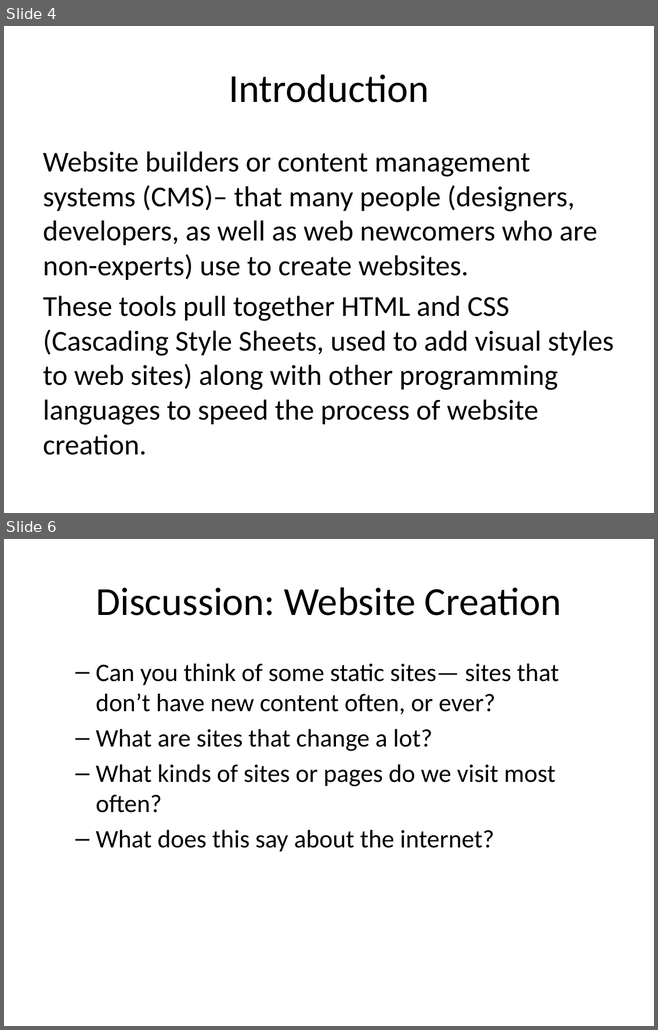
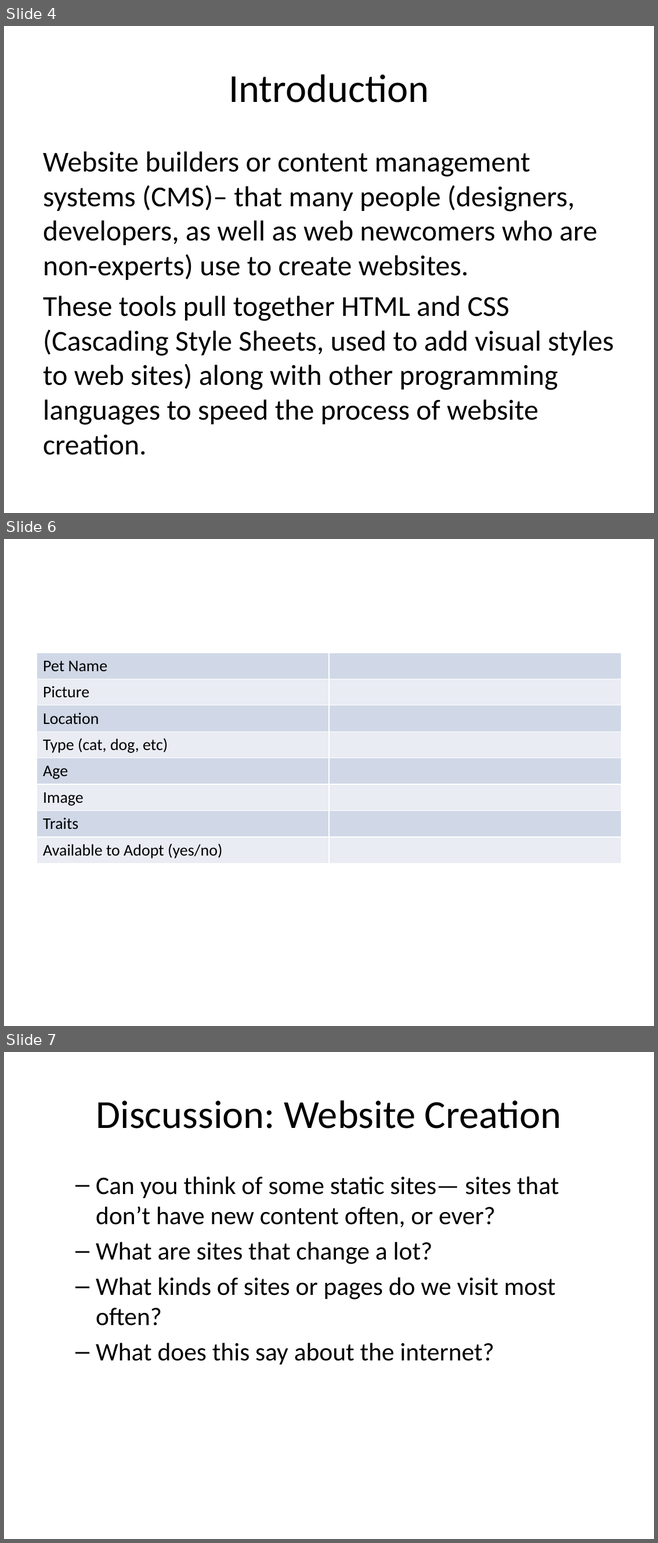
Before and after one commit to mr-eggleton/web-lit-core, a slide deck: powerpoints/10-web-builders.pptx. Shown one above the other, each under a label of ours: slides 4 and 6 before the commit, slides 4, 6 and 7 after it; the slides between them are not shown. The pictures are 658x1030 and 658x1543 pixels, drawn with LibreOffice and Linux fonts; fonts in the diff are those of the drawing. Boxes give left, top, right and bottom in pixels: in the first picture for what was removed or moved away, otherwise in the second. Text is boxed around its words. In the diff, an @@ line names an element or a change of style, - is before the commit and + after.

```diff
--- a/powerpoints/10-web-builders.pptx
+++ b/powerpoints/10-web-builders.pptx
@@ slide 6 added at (4, 539, 654, 1026), background #FFFFFF @@
@@ table added at (36, 653, 621, 973), 8 rows, 2 columns @@
+Pet Name | 
+Picture | 
+Location | 
+Type (cat, dog, etc) | 
+Age | 
+Image | 
+Traits | 
+Available to Adopt (yes/no) | 
@@ what was slide 6 is now slide 7 @@
```
Also in this commit, not shown: 2 slides changed, 2 other slides added, 4 other files.
